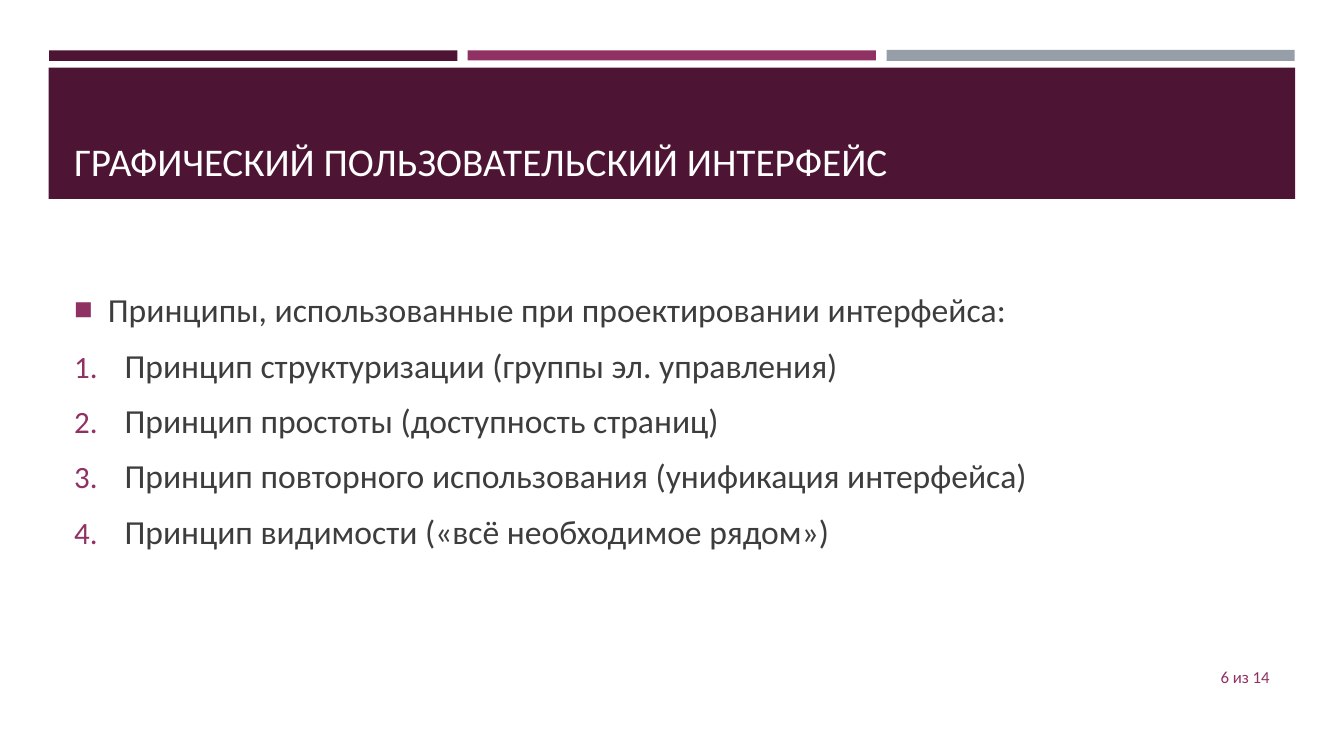
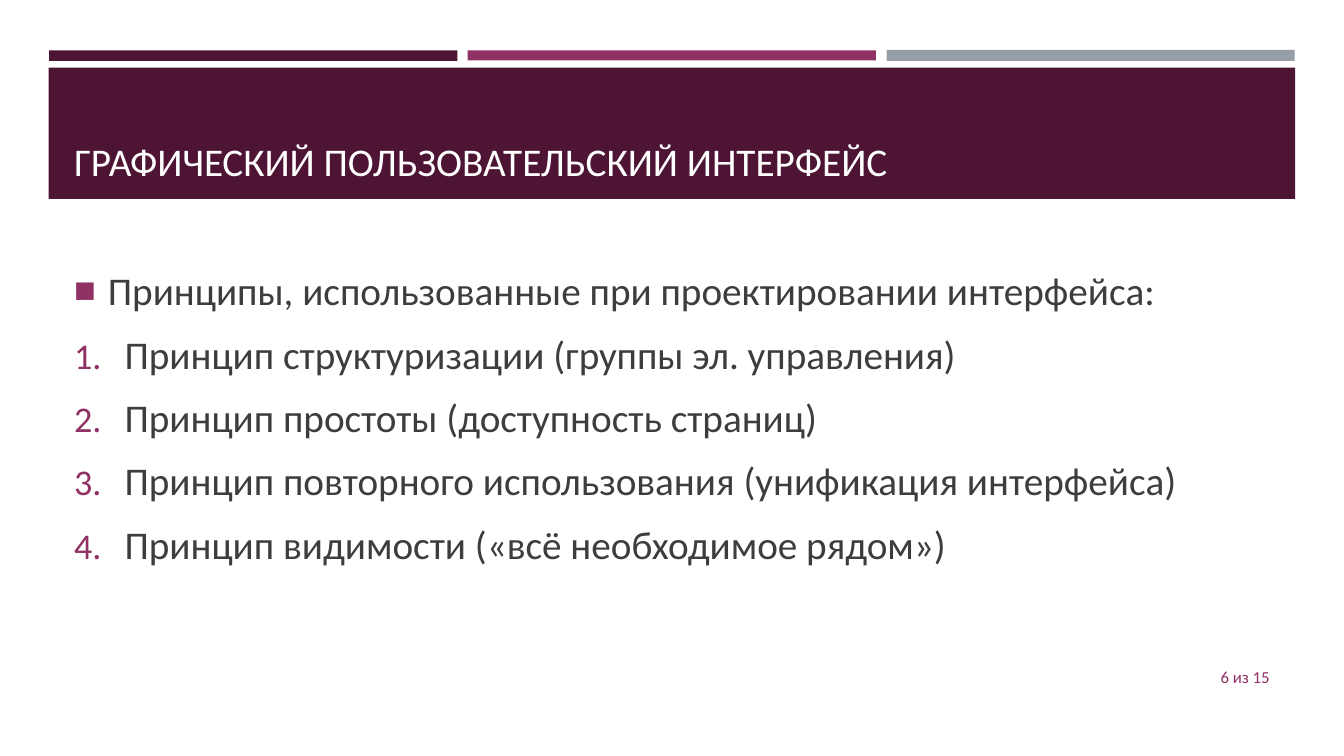
Before and after one commit to jecsonM/MDKmyWORKasAstudent, a slide deck: slide 6 of Сайт для компании «Кисловодск-строй».pptx. Drawn at 1344x756 pixels with LibreOffice and Linux fonts; fonts in the diff are those of the drawing. Boxes give left, top, right and bottom in pixels: in the first picture for what was removed or moved away, otherwise in the second. Text is boxed around its words. In the diff, an @@ line names an element or a change of style, - is before the commit and + after.

```diff
--- a/Сайт для компании «Кисловодск-строй».pptx
+++ b/Сайт для компании «Кисловодск-строй».pptx
@@ text "Принципы, использованные при проектировании интерфейса:" at box(108, 278, 1176, 566): size 24 to 28 pt @@
@@ page number at box(1221, 671, 1270, 683): text changed @@
-6 из 14
+6 из 15
```
Also in this commit, not shown: 4 other slides changed, 2 slides added, 1 slide removed, 4 other files.
